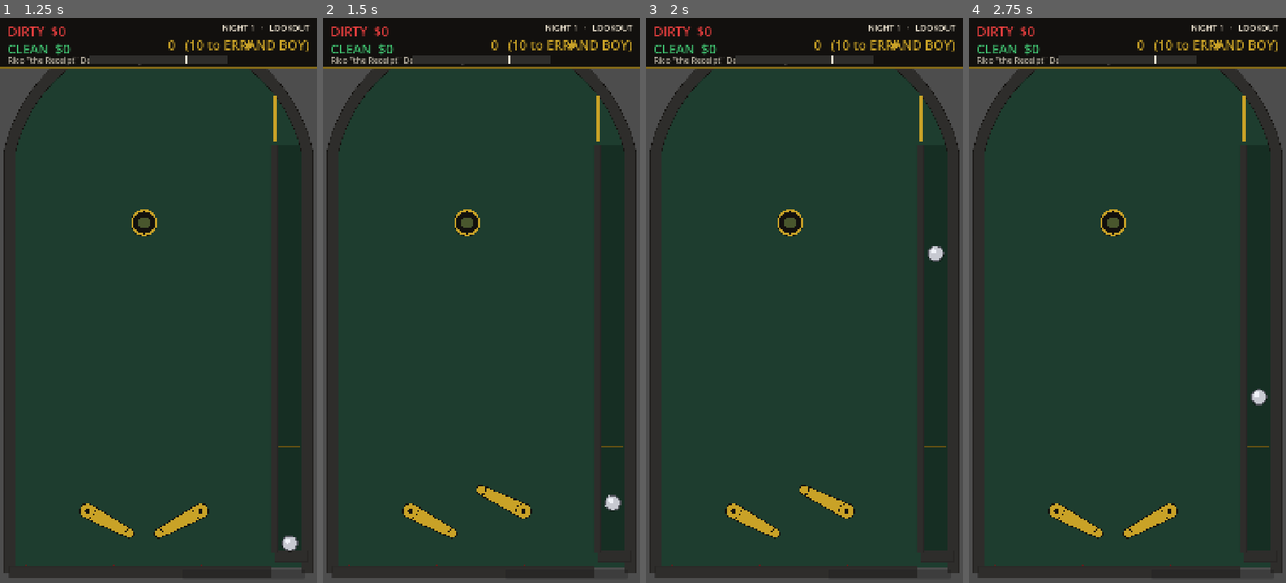
Above: before the commit, frames 1-4 (left to right).
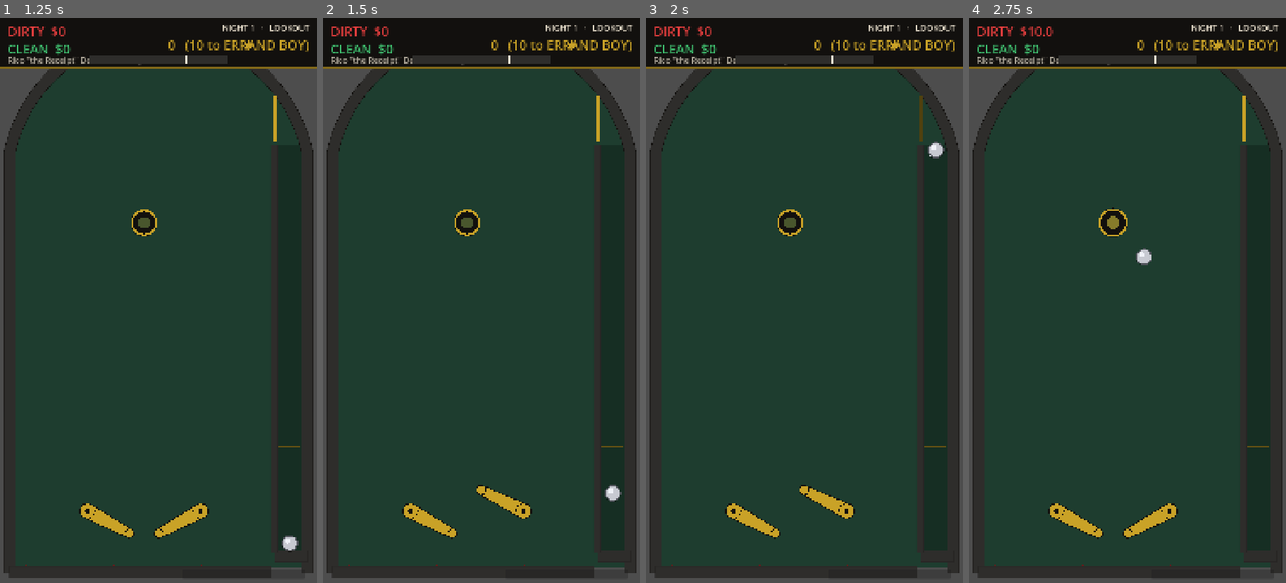
Above: after the commit, the same moments.

Repository: Ironkode787/Mobball
Game: Godot game, scene res://game/main.tscn
Two runs of this game, one before a commit and one after it. Both use one fixed random seed, a clock stepped at 60 frames per second and the inputs below.
Inputs (mouse positions are in pixels of both pictures, inside the frame that each line leads up to):
- Up to frame 1 (1.25 s): click "ROLL CALL" at 0.5 s
- Up to frame 2 (1.5 s): tap Enter at 1.25 s; move the mouse to (551, 272) at 1.27 s; hold D (flipper_right) from 1.28 s (still down); tap Space (plunger) at 1.35 s; click (551, 272) at 1.42 s
- Up to frame 3 (2 s): keep holding D (flipper_right)
- Up to frame 4 (2.75 s): release D (flipper_right) at 2 s; drag from (1064, 328) to (1111, 221) at 2.02 s

Frame 1 is identical in both runs. In frame 2, 0.2% of the frame differs, in the area x 88-95%, y 82-88%; in frame 3, 0.3%; in frame 4, 0.5%, in the area x 18-95%, y 1-69%.

Commit message:
Complete M1 table lane: the progression table — MILESTONE M1 GREEN
ProgressionTable at the contract path: lower third byte-identical to
the tuned M0 alley (asserted against AlleyDebugTable so they cannot
drift), everything above it purchase-gated behind Stats.hardware_
unlocked with collision provably dead while dormant. New hardware: top
rollover lanes with lit-lane API, left-wall spinner, getaway orbit with
gate-sequence detection, payphone wire bank, three raked storefront
drop banks (rakes shed the ball instead of parking it), outlane
kickback, bribe standup, raid cop targets + telegraphing drain magnet,
and a real ball search (stuck above the flipper line 5s = coil pulse)
after seeded soaks caught two wedge points. Storefront payouts read
idle rates from the content data, so tuning stays data-only.

Full gate for the milestone: 17 test files / 3,018 checks / 0 failures;
37 sim scenarios green across feel, night, first-ten-minutes and table
growth; boot smoke clean. M1 "The Hook" is playable end to end: bare
alley -> earn dirty -> pocket money -> Ledger purchases -> hardware
appears -> nights, raids, bail, save/reload.

Co-Authored-By: Claude Fable 5 <noreply@anthropic.com>
Claude-Session: https://claude.ai/code/session_018f9LsHfkQdbfQASzU3SJrG

Diff:
--- a/game/table/hardware/banded_plunger.gd
+++ b/game/table/hardware/banded_plunger.gd
@@ -6,7 +6,9 @@
 ## then on this is the M0 plunger, charge bands and all, and plunge power becomes a skill.
 
 var bands_enabled: bool = false
-var fixed_power: float = 0.75
+## Overridden by the table with ProgressionTable.PLUNGER_FIXED_POWER; hard enough to clear
+## the arch on its own, because a launch that dies in the lane is not a game.
+var fixed_power: float = 0.92
 
 
 func set_pressed(pressed: bool) -> void:
--- a/game/table/hardware/drain_magnet.gd
+++ b/game/table/hardware/drain_magnet.gd
@@ -3,12 +3,16 @@
 ## The Captain's magnet — raid hardware (specs/m1-hook.md Lane 1 "Raid v1"). Under the
 ## playfield by the drain; while a raid is running it winds up, warns, and yanks.
 ##
-## The warning is the whole point: 1.2 s of visible, audible tell before the pull, so a
-## player who is paying attention can flip or lean out of it. A magnet that grabs without
-## warning is not difficulty, it is a coin flip.
+## The warning is the whole point: 1.2 s of visible tell before the pull, so a player who is
+## paying attention can flip or lean out of it. A magnet that grabs without warning is not
+## difficulty, it is a coin flip.
 ##
-## The flow lane (RaidMode) owns the raid clock and applies the pull itself, so this runs
-## the telegraph and leaves the impulse alone unless `self_driven` is set.
+## Visual only, deliberately: the flow lane's RaidMode owns the raid soundscape (a looping
+## siren bed), and a 7 s wail retriggered every 6 s telegraph is a machine gun. A short
+## squelch cue for this belongs to a future audio wave.
+##
+## RaidMode also owns the raid clock and applies the pull itself, so this runs the telegraph
+## and leaves the impulse alone unless `self_driven` is set.
 
 signal telegraph_started()
 signal pulled(ball: Ball)
@@ -77,7 +81,6 @@
 	_phase += delta
 	if not _telegraphing and _phase >= PERIOD - TELEGRAPH:
 		_telegraphing = true
-		AudioDirector.play(&"siren")
 		telegraph_started.emit()
 		queue_redraw()
 	if _phase < PERIOD:
--- a/game/table/segments/progression_table.gd
+++ b/game/table/segments/progression_table.gd
@@ -136,7 +136,10 @@
 const KICKBACK_SIZE := Vector2(86.0, 56.0)
 const MAGNET_AT := Vector2(490.0, 1810.0)
 
-const PLUNGER_FIXED_POWER := 0.75
+## The rubber band is meant to be reliable-but-uncontrollable, not broken: below ~0.90 the
+## ball never clears the shooter lane on this geometry, so a bare alley would earn nothing
+## at all. One power, and it always feeds the playfield.
+const PLUNGER_FIXED_POWER := 0.92
 
 # ---------------------------------------------------------------- ball search
 ## Real machines hunt for a lost ball, and this one has to as well. The playfield grows new
--- a/tests/sim/_probe.gd
+++ /dev/null
@@ -1,138 +0,0 @@
-extends Node2D
-## TEMPORARY tuning probe (table lane) — deleted before hand-off. Traces plunge paths and
-## soaks the progression table so the top-lane feed can be aimed at where the ball actually
-## goes rather than where the geometry says it ought to.
-
-const TABLE := preload("res://game/table/table_main.tscn")
-
-var table: ProgressionTable = null
-var _rng := RandomNumberGenerator.new()
-
-
-func _ready() -> void:
-	var sd := OS.get_environment("PROBE_SEED")
-	_rng.seed = sd.to_int() if sd != "" else 0x4B494E47
-	table = TABLE.instantiate()
-	table.debug_all_hardware = true
-	add_child(table)
-	table.auto_respawn = false
-	await _run()
-
-
-func ticks(s: float) -> int:
-	return maxi(1, int(round(s * 120.0)))
-
-
-func step(n: int = 1) -> void:
-	for i in range(n):
-		await get_tree().physics_frame
-
-
-func _run() -> void:
-	var mode := OS.get_environment("PROBE_MODE")
-	if mode == "soak":
-		await _soak()
-	else:
-		await _plunges()
-	get_tree().quit(0)
-
-
-func _plunges() -> void:
-	for p: float in [0.55, 0.7, 0.8, 0.86, 0.9, 0.94, 0.97, 1.0]:
-		table.despawn_ball()
-		await step(2)
-		table.spawn_ball()
-		await step(ticks(0.4))
-		var b := table.ball
-		table.plunger.launch(p)
-		var apex := 9999.0
-		var apex_x := 0.0
-		var cross_800 := -1.0
-		var cross_1100 := -1.0
-		var top_lane := -1
-		var hits: Array[String] = []
-		var cb := func(id: StringName, _ball: Node2D, _s: float) -> void:
-			if hits.size() < 14:
-				hits.append(String(id))
-		Events.switch_hit.connect(cb)
-		for t in range(ticks(4.0)):
-			await step(1)
-			if not is_instance_valid(b):
-				break
-			var q := b.global_position
-			if q.y < apex:
-				apex = q.y
-				apex_x = q.x
-			if cross_800 < 0.0 and q.y > 800.0 and q.y < 830.0:
-				cross_800 = q.x
-			if cross_1100 < 0.0 and q.y > 1100.0 and q.y < 1130.0:
-				cross_1100 = q.x
-		Events.switch_hit.disconnect(cb)
-		print("p=%.2f apex=(%.0f,%.0f) x@800=%.0f x@1100=%.0f lane=%d hits=%s"
-				% [p, apex_x, apex, cross_800, cross_1100, top_lane, ", ".join(hits)])
-
-
-func _soak() -> void:
-	table.auto_respawn = true
-	table.spawn_ball()
-	await step(ticks(0.3))
-	table.plunger.launch(1.0)
-	var escapes := 0
-	var still := 0
-	var still_max := 0
-	var still_at := Vector2.ZERO
-	var last := Vector2.INF
-	var next_flip := [0, 0]
-	var flip := [false, false]
-	var switches := {}
-	var cb := func(id: StringName, _b: Node2D, _s: float) -> void:
-		switches[id] = int(switches.get(id, 0)) + 1
-	Events.switch_hit.connect(cb)
-	var drains := {"left_outlane": 0, "centre": 0, "right_outlane": 0}
-	var cross := Vector2.INF
-	var total := ticks(float(OS.get_environment("PROBE_SECONDS").to_float()) if
-			OS.get_environment("PROBE_SECONDS") != "" else 45.0)
-	for t in range(total):
-		for s in range(2):
-			if t >= next_flip[s]:
-				flip[s] = not flip[s]
-				var f: Flipper = table.flipper_left if s == 0 else table.flipper_right
-				f.set_pressed(flip[s])
-				next_flip[s] = t + ticks(_rng.randf_range(0.3, 0.7))
-		if table.plunger.ball_ready():
-			table.plunger.launch(_rng.randf_range(0.85, 1.0))
-		await step(1)
-		var b := table.ball
-		if b == null or not is_instance_valid(b):
-			if cross != Vector2.INF:
-				if cross.x < 200.0:
-					drains["left_outlane"] += 1
-				elif cross.x > 780.0:
-					drains["right_outlane"] += 1
-				else:
-					drains["centre"] += 1
-				cross = Vector2.INF
-			last = Vector2.INF
-			continue
-		var p := b.global_position
-		if p.y > 1600.0 and cross == Vector2.INF:
-			cross = p
-		elif p.y < 1500.0:
-			cross = Vector2.INF
-		if p.x < 36.0 or p.x > 1044.0 or p.y < -4.0 or p.y > 1930.0:
-			escapes += 1
-			if escapes < 4:
-				print("ESCAPE %s v=%s" % [p, b.linear_velocity])
-		if last != Vector2.INF and p.distance_to(last) < 0.5:
-			still += 1
-			if still > still_max:
-				still_max = still
-				still_at = p
-		else:
-			still = 0
-		last = p
-	Events.switch_hit.disconnect(cb)
-	print("soak: served=%d escapes=%d longest_still=%.2fs at %s"
-			% [table.balls_served, escapes, float(still_max) / 120.0, still_at])
-	print("switches: ", switches)
-	print("drains: ", drains)
--- a/tests/sim/_probe.tscn
+++ /dev/null
@@ -1,6 +0,0 @@
-[gd_scene load_steps=2 format=3]
-
-[ext_resource type="Script" path="res://tests/sim/_probe.gd" id="1"]
-
-[node name="Probe" type="Node2D"]
-script = ExtResource("1")
--- a/tests/sim/table_growth_sim.gd
+++ b/tests/sim/table_growth_sim.gd
@@ -621,42 +621,48 @@
 
 ## 11 — the coils hunt for a ball that has stopped where it should not have.
 func _s11_ball_search() -> void:
-	begin("ball search frees a balanced ball")
+	begin("ball search frees a stuck ball")
 	use("T3")
-	# The exact spot a seeded soak found: balanced on the rounded cap of the first
-	# payphone, with no tangential force to tip it either way.
-	var phone: StandupTarget = table.wire_bank.targets()[0]
-	var perch: Vector2 = phone.to_global(Vector2(0.0, 0.0)) \
-			+ Vector2(-3.0, -(ProgressionTable.TARGET_LENGTH * 0.5 + phone.thickness * 0.5
-			+ Feel.BALL_RADIUS))
-	var searches := 0
-	var tap := func(_at: Vector2) -> void: searches += 1
+	# a one-slot Array, not an int: GDScript lambdas capture locals by value, so a captured
+	# counter would be incremented on a copy and read back as zero forever
+	var searches := [0]
+	var tap := func(_at: Vector2) -> void: searches[0] += 1
 	table.ball_searched.connect(tap)
 
-	await drop_at(perch)
-	var b := table.ball
-	await wait(2.0)
-	check(searches == 0, "the coils fired after only 2 s of stillness")
-	await wait(ProgressionTable.BALL_SEARCH_DELAY - 1.0)
-	check(searches >= 1, "a ball parked for %.0f s was never searched for"
+	# A real wedge is a ball with no force left to move it. Holding it in place each tick
+	# is the same thing to the table and, unlike balancing one on a rounded cap, it is
+	# reproducible: a seeded soak found that perch once and could not be asked to find it
+	# again on demand.
+	var perch := Vector2(700.0, 950.0)
+	var b := await drop_at(perch)
+	for i in range(ticks(ProgressionTable.BALL_SEARCH_DELAY - 0.5)):
+		b.place(perch)
+		await step(1)
+	check(int(searches[0]) == 0, "the coils fired before %.1fs of stillness"
 			% ProgressionTable.BALL_SEARCH_DELAY)
-	await wait(0.6)
-	var freed := b == null or not is_instance_valid(b) \
-			or b.global_position.distance_to(perch) > Feel.BALL_RADIUS * 2.0
-	check(freed, "the search pulse did not move the ball off its perch")
-	if b != null and is_instance_valid(b):
-		print("        parked at %s, freed to %s after %d pulse(s)"
-				% [perch, b.global_position, searches])
+
+	var guard := 0
+	while int(searches[0]) == 0 and guard < ticks(4.0):
+		b.place(perch)
+		await step(1)
+		guard += 1
+	check(int(searches[0]) >= 1, "a ball parked for %.0f s was never searched for"
+			% ProgressionTable.BALL_SEARCH_DELAY)
+	check(b.speed() > 300.0,
+			"the search pulse left the ball at %.0f px/s — not enough to free it" % b.speed())
+	check(b.linear_velocity.y < 0.0, "the search pulse shoved the ball drain-ward")
+	print("        parked at %s, pulse gave it %.0f px/s up-field" % [perch, b.speed()])
 	table.ball_searched.disconnect(tap)
 	table.despawn_ball()
 
 	# a cradled ball is resting on purpose and must never be kicked off the bat
-	searches = 0
+	searches[0] = 0
 	table.ball_searched.connect(tap)
+	table.flipper_left.set_pressed(false)
 	await drop_at(table.flipper_left.cradle_point(0.5)
 			+ table.flipper_left.strike_normal() * 10.0)
 	await wait(ProgressionTable.BALL_SEARCH_DELAY + 1.5)
-	check(searches == 0, "the ball search kicked a cradled ball off the bat")
+	check(int(searches[0]) == 0, "the ball search kicked a cradled ball off the bat")
 	table.ball_searched.disconnect(tap)
 	table.despawn_ball()
 	finish()
--- a/tools/_shot_count.gd
+++ /dev/null
@@ -1,24 +0,0 @@
-extends Node2D
-## Throwaway screenshot rig for the flow lane's screens (deleted after use).
-
-func _ready() -> void:
-	var main: Main = load("res://game/main.tscn").instantiate()
-	main.auto_start = false
-	add_child(main)
-	await get_tree().process_frame
-	main.start_session("user://shot_count.json")
-	Game.new_game(4242)
-	Game.buy_upgrade("muscle.real_plunger", BigMoney.zero())
-	Game.buy_upgrade("rackets.trash_2", BigMoney.zero())
-	Game.start_night()
-	Game.earn_switch(&"bumpers", BigMoney.from_float(1800.0))
-	Game.earn_switch(&"slings", BigMoney.from_float(900.0))
-	Game.earn_switch(&"spinner", BigMoney.from_float(600.0))
-	Game.add_respect(12, &"job")
-	Game.night_jobs.append("Send a Message")
-	Game.launder(0.2, BigMoney.parse("5K"))
-	if main.night != null:
-		for g in main.night.lineup:
-			Game.bench.pinch(g)
-	Game.end_night({"guys_lost": 3, "tilts": 0, "raid": "", "guys_fielded": 3})
-	await get_tree().process_frame
--- a/tools/_shot_count.tscn
+++ /dev/null
@@ -1,6 +0,0 @@
-[gd_scene load_steps=2 format=3]
-
-[ext_resource type="Script" path="res://tools/_shot_count.gd" id="1"]
-
-[node name="ShotCount" type="Node2D"]
-script = ExtResource("1")
Not shown, removed: tests/sim/_probe.gd.uid
Not shown, removed: tools/_shot_count.gd.uid
